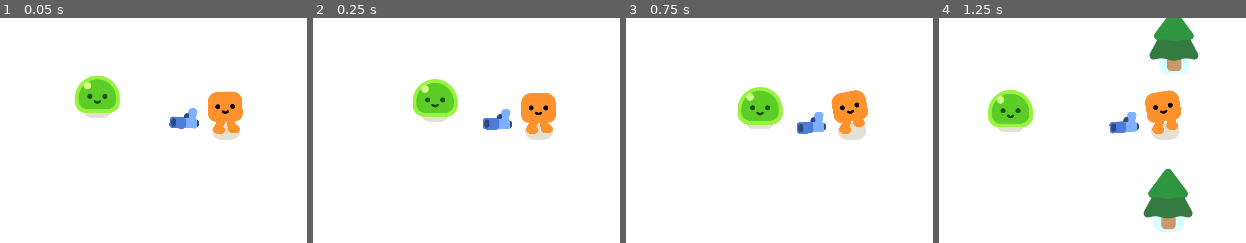
Above: before the commit, frames 1-4 (left to right).
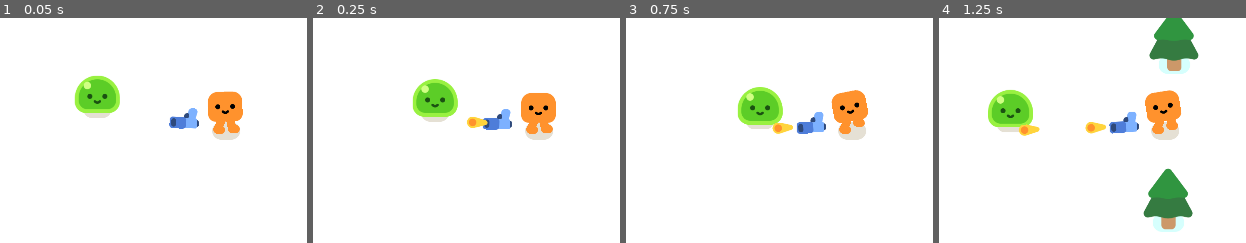
Above: after the commit, the same moments.

Repository: Tonykuang1028/FinalProject
Game: Godot game, scene res://survivors_game.tscn
Two runs of this game, one before a commit and one after it. Both use one fixed random seed, a clock stepped at 60 frames per second and the inputs below.
Inputs:
- Up to frame 1 (0.05 s): no input
- Up to frame 2 (0.25 s): no input
- Up to frame 3 (0.75 s): hold D (move_right) from 0.53 s (still down)
- Up to frame 4 (1.25 s): keep holding D (move_right)
The pictures show only the part of the screen within x 28-78%, y 26-76%; the shares and areas given below are measured in that part.

Frame 1 is identical in both runs. In frame 2, 0.3% of the frame differs, in the area x 50-58%, y 44-49%; in frame 3, 0.3%; in frame 4, 0.5%, in the area x 26-55%, y 46-53%.

Commit message:
added bullet shooting

Diff:
--- a/bullet.tscn
+++ b/bullet.tscn
@@ -7,7 +7,8 @@
 radius = 15.0
 
 [node name="Bullet" type="Area2D"]
-rotation = 0.793183
+top_level = true
+rotation = 0.028182
 collision_layer = 0
 collision_mask = 3
 script = ExtResource("1_8trhr")
--- a/gun.gd
+++ b/gun.gd
@@ -6,3 +6,15 @@
 	if enemies_in_range.size() > 0:
 		var target_enemy = enemies_in_range.front()
 		look_at(target_enemy.global_position)
+
+func shoot():
+	const BULLET = preload("res://bullet.tscn")
+	var new_bullet = BULLET.instantiate()
+	new_bullet.global_position = %ShootingPoint.global_position
+	new_bullet.global_rotation = %ShootingPoint.global_rotation
+	%ShootingPoint.add_child(new_bullet)
+
+
+
+func _on_timer_timeout():
+	shoot()
--- a/gun.tscn
+++ b/gun.tscn
@@ -22,4 +22,11 @@
 texture = ExtResource("1_vejlm")
 
 [node name="ShootingPoint" type="Marker2D" parent="WeaponPivot/Pistol"]
+unique_name_in_owner = true
 position = Vector2(25.889, -10.3775)
+
+[node name="Timer" type="Timer" parent="."]
+wait_time = 0.1
+autostart = true
+
+[connection signal="timeout" from="Timer" to="." method="_on_timer_timeout"]
